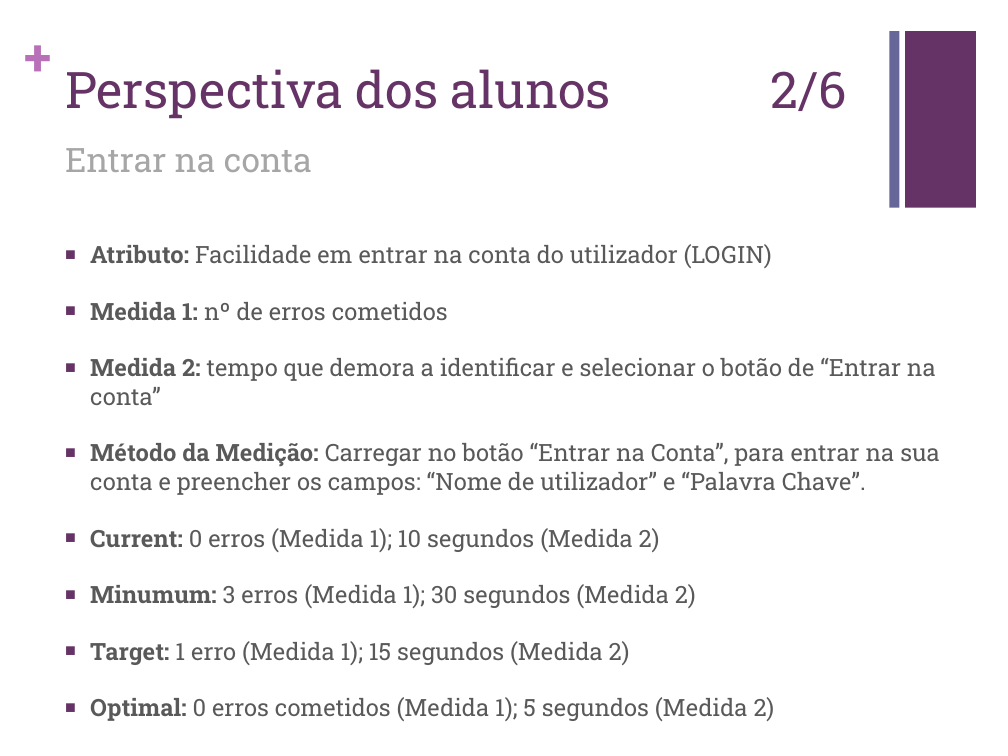
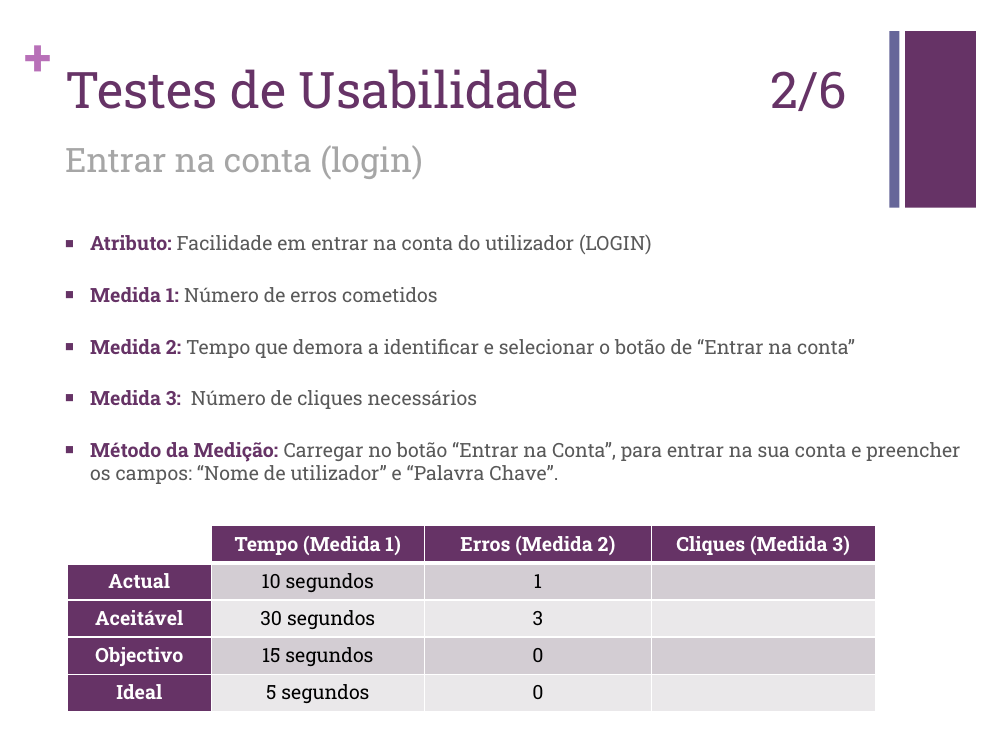
Before and after one commit to carboned4/C_C_U-2015-10, a slide deck: slide 6 of Aula 08/G10 - Apresentacao - Lab08.pptx (slide 4 before the commit). Drawn at 1008x756 pixels with LibreOffice and Linux fonts; fonts in the diff are those of the drawing. Boxes give left, top, right and bottom in pixels: in the first picture for what was removed or moved away, otherwise in the second. Text is boxed around its words. In the diff, an @@ line names an element or a change of style, - is before the commit and + after.

```diff
--- a/Aula 08/G10 - Apresentacao - Lab08.pptx
+++ b/Aula 08/G10 - Apresentacao - Lab08.pptx
@@ title at (65,69,847,111): text changed @@
-Perspectiva dos alunos 2/6
+Testes de Usabilidade 2/6
@@ text at (65,146,423,179): text changed @@
-Entrar na conta
+Entrar na conta (login)
@@ text "Atributo: Facilidade em entrar na ...": place and size @@
-text "Atributo: Facilidade em entrar na ..." at (90,244,940,721)
+text "Atributo: Facilidade em entrar na ..." at (90,234,960,484)
@@ text at (90,234,960,484): size 17 to 14 pt in "Atributo: Facilidade em entrar na conta do ...", "Método da Medição: Carregar no botão “Entrar ..."; text colour #595959 to #663366 in "Atributo:", "Método da Medição:" @@
@@ text at (90,287,855,409): text changed; size 17 to 14 pt @@
-■ Medida 1: nº de erros cometidos
-■ Medida 2: tempo que demora a identificar e selecionar o botão de “Entrar na conta”
+■ Medida 1: Número de erros cometidos
+■ Medida 2: Tempo que demora a identificar e selecionar o botão de “Entrar na conta”
+■ Medida 3: Número de cliques necessários
@@ table added at (68,526,875,712), 5 rows, 4 columns @@
+ | Tempo (Medida 1) | Erros (Medida 2) | Cliques (Medida 3)
+Actual | 10 segundos | 1 | 
+Aceitável | 30 segundos | 3 | 
+Objectivo | 15 segundos | 0 | 
+Ideal | 5 segundos | 0 | 
@@ text at (90,528,775,721): paragraphs removed @@
-■ Current: 0 erros (Medida 1); 10 segundos (Medida 2)
-■ Minumum: 3 erros (Medida 1); 30 segundos (Medida 2)
-■ Target: 1 erro (Medida 1); 15 segundos (Medida 2)
-■ Optimal: 0 erros cometidos (Medida 1); 5 segundos (Medida 2)
```
Also in this commit, not shown: 7 other slides changed, 2 slides added.
